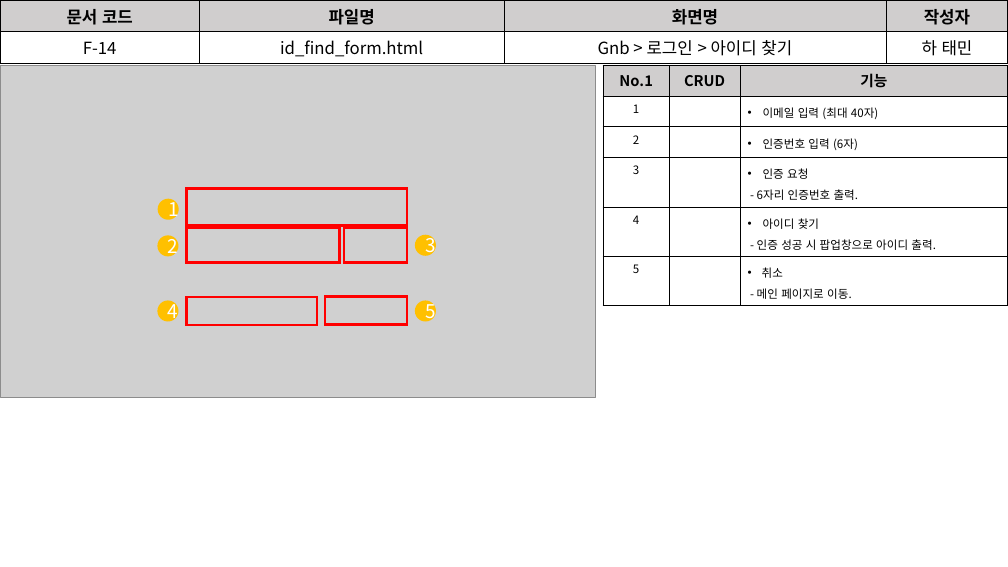
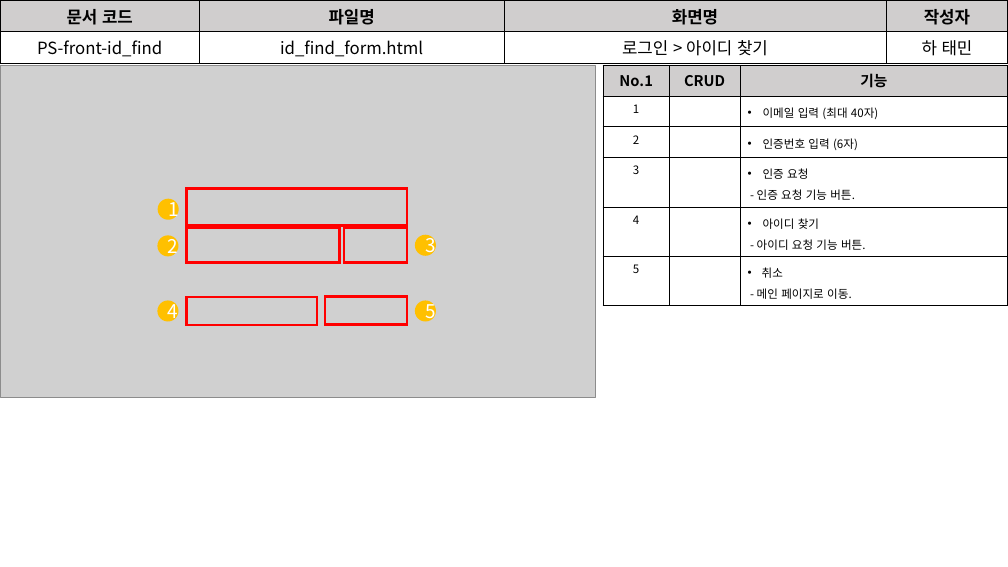
Before and after one commit to David-Ha-1217/Publisher_Portfolio, a slide deck: slide 9 of Documents/화면설계서.pptx. Drawn at 1008x567 pixels with LibreOffice and Linux fonts; fonts in the diff are those of the drawing; grey boxes stand for pictures. Boxes give left, top, right and bottom in pixels: in the first picture for what was removed or moved away, otherwise in the second. Text is boxed around its words. In the diff, an @@ line names an element or a change of style, - is before the commit and + after.

Commit message:
(2020-06-04) 기능정의서, 화면설계서,  index.html 수정.

```diff
--- a/Documents/화면설계서.pptx
+++ b/Documents/화면설계서.pptx
@@ table at (0,0,1008,61) @@
-row 2, column 1: F-14
+row 2, column 1: PS-front-id_find
-row 2, column 3: Gnb > 로그인 > 아이디 찾기
+row 2, column 3: 로그인 > 아이디 찾기
@@ table at (603,66,1008,303) @@
-row 4, column 3: 인증 요청 / - 6자리 인증번호 출력.
+row 4, column 3: 인증 요청 / - 인증 요청 기능 버튼.
-row 5, column 3: 아이디 찾기 / - 인증 성공 시 팝업창으로 아이디 출력.
+row 5, column 3: 아이디 찾기 / - 아이디 요청 기능 버튼.
```
Also in this commit, not shown: 7 other slides changed, 2 other files.
